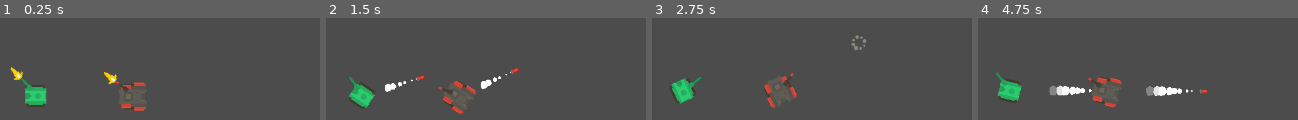
Above: before the commit, frames 1-4 (left to right).
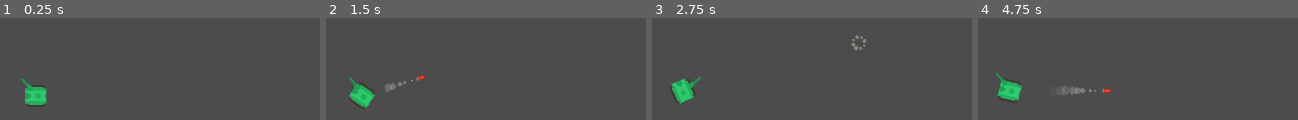
Above: after the commit, the same moments.

Repository: Airtonzentokimura/Rogue-Tank
Game: Godot game, scene res://scenes/teste_area.tscn
Two runs of this game, one before a commit and one after it. Both use one fixed random seed, a clock stepped at 60 frames per second and the inputs below.
Inputs (mouse positions are in pixels of both pictures, inside the frame that each line leads up to):
- Up to frame 1 (0.25 s): no input
- Up to frame 2 (1.5 s): tap Enter at 0.5 s; move the mouse to (outside the picture) at 0.52 s; hold Right (ui_right) 0.53-1.28 s; tap Space at 1.25 s; move the mouse to (326, 45) at 1.27 s; hold Down (ui_down) from 1.28 s (still down)
- Up to frame 3 (2.75 s): move the mouse to (outside the picture) at 2.02 s; release Down (ui_down) at 2.03 s; hold Right (ui_right) from 2.03 s (still down)
- Up to frame 4 (4.75 s): move the mouse to (1099, 112) at 2.77 s; release Right (ui_right) at 2.78 s; hold Up (ui_up) 2.78-3.53 s; tap Enter at 3.5 s; move the mouse to (outside the picture) at 3.52 s; hold Left (ui_left) from 3.53 s (still down); tap Space at 4.25 s; move the mouse to (outside the picture) at 4.27 s

The runs differ from the first frame. In frame 1, 1.4% of the frame differs, in the area x 3-46%, y 48-92%; in frame 2, 1.6%; in frame 3, 0.8%; in frame 4, 2.8%, in the area x 22-72%, y 57-89%.

Commit message:
Aula 26 - Ajustes na trilha e fumaça

Diff:
--- a/Rogue tank/Scripts/Tank.gd
+++ b/Rogue tank/Scripts/Tank.gd
@@ -140,17 +140,21 @@
 	# var move = variavel com objetivo de guardar o nomero de movimentacao
 	var move = move_and_slide(Vector2( cos(rotation), sin(rotation) )* acell)
 
-	#leght() = comprimento da distancia
-	travel += move.length()
+	#leght() = comprimento da distancia. Se multiplicar por delta se transforma em pixel por segundo
+	travel += move.length() * delta
 
-	#se a distancia (travel) for maior que 3000 faca. travel = 0 serve para zerar a variavel travel
-	if travel > 3000:
+	#se a distancia (travel) for maior que 46 faca. travel = 0 serve para zerar a variavel travel. Modificacao para pegar o tamanho
+	#do sprite para comercar a desenhar a trilha = $sprite (chama o no sprite em questao) e pega as informacoes texture e pega o
+	# tamanho vector 2 (x e Y).
+	if travel > $Sprite.texture.get_size().y:
 		travel = 0
 		#adiciona a variavel track puxando do pre-scene. criamos aqui uma instancia e variavel track onde pode colocar
 		#comportamento
 		var track = pre_track.instance()
-		# global position = pegar a posicao do tanque na cena. quer dizer que pega a posicao do tanque
-		track.global_position = global_position
+		# global position = pegar a posicao do tanque na cena. quer dizer que pega a posicao do tanque. tirou 5 pixel da posicao da
+		#trilha para ajuste. A direção = Vector2( cos(rotation), sin(rotation)) tirando o escalar do vetor = normalized() [tirando o
+		# comprimento e pegando apenas a direção].
+		track.global_position = global_position - Vector2( cos(rotation), sin(rotation)).normalized() * 5
 		# rotation = pegar a rotação do tanque na posicao global
 		track.rotation = rotation
 		#z index = ordem de criacao das layers
--- a/Rogue tank/scenes/Bullet.tscn
+++ b/Rogue tank/scenes/Bullet.tscn
@@ -3,19 +3,19 @@
 [ext_resource path="res://Scripts/Bullet.gd" type="Script" id=1]
 [ext_resource path="res://sprites/bulletRed1_outline.png" type="Texture" id=2]
 [ext_resource path="res://sprites/smokeWhite1.png" type="Texture" id=3]
-[ext_resource path="res://sprites/explosionSmoke1.png" type="Texture" id=4]
-[ext_resource path="res://sprites/explosionSmoke2.png" type="Texture" id=5]
-[ext_resource path="res://sprites/explosionSmoke3.png" type="Texture" id=6]
-[ext_resource path="res://sprites/explosionSmoke4.png" type="Texture" id=7]
-[ext_resource path="res://sprites/explosionSmoke5.png" type="Texture" id=8]
+[ext_resource path="res://sprites/explosionSmoke5.png" type="Texture" id=4]
+[ext_resource path="res://sprites/explosionSmoke1.png" type="Texture" id=5]
+[ext_resource path="res://sprites/explosionSmoke2.png" type="Texture" id=6]
+[ext_resource path="res://sprites/explosionSmoke3.png" type="Texture" id=7]
+[ext_resource path="res://sprites/explosionSmoke4.png" type="Texture" id=8]
 
 [sub_resource type="CapsuleShape2D" id=1]
 radius = 4.47456
 height = 6.08589
 
 [sub_resource type="Gradient" id=2]
-offsets = PoolRealArray( 0.0059761, 0.571713, 0.760956, 1 )
-colors = PoolColorArray( 1, 1, 1, 1, 1, 1, 1, 1, 1, 1, 1, 0, 1, 1, 1, 0 )
+offsets = PoolRealArray( 0.0059761, 0.760956, 1 )
+colors = PoolColorArray( 1, 1, 1, 0.439216, 1, 1, 1, 0, 1, 1, 1, 0 )
 
 [sub_resource type="GradientTexture" id=3]
 gradient = SubResource( 2 )
--- a/Rogue tank/scenes/Tank.tscn
+++ b/Rogue tank/scenes/Tank.tscn
@@ -72,6 +72,7 @@
 position = Vector2( 46.1035, 0.953495 )
 
 [node name="Fire" type="Sprite" parent="Barrel"]
+visible = false
 position = Vector2( 51.3364, 0.346924 )
 rotation = 4.71239
 texture = ExtResource( 4 )
--- a/Rogue tank/scenes/teste_area.tscn
+++ b/Rogue tank/scenes/teste_area.tscn
@@ -17,10 +17,6 @@
 position = Vector2( 471.392, 507.802 )
 bodie = 4
 barrel = 14
-
-[node name="Tank2" parent="." instance=ExtResource( 1 )]
-position = Vector2( 636.742, 508.613 )
-barrel = 5
 
 [node name="StaticBody2D" type="StaticBody2D" parent="."]
 collision_layer = 4
Not shown: 1 places in Rogue tank/scenes/Bullet.tscn that only renumber resources
